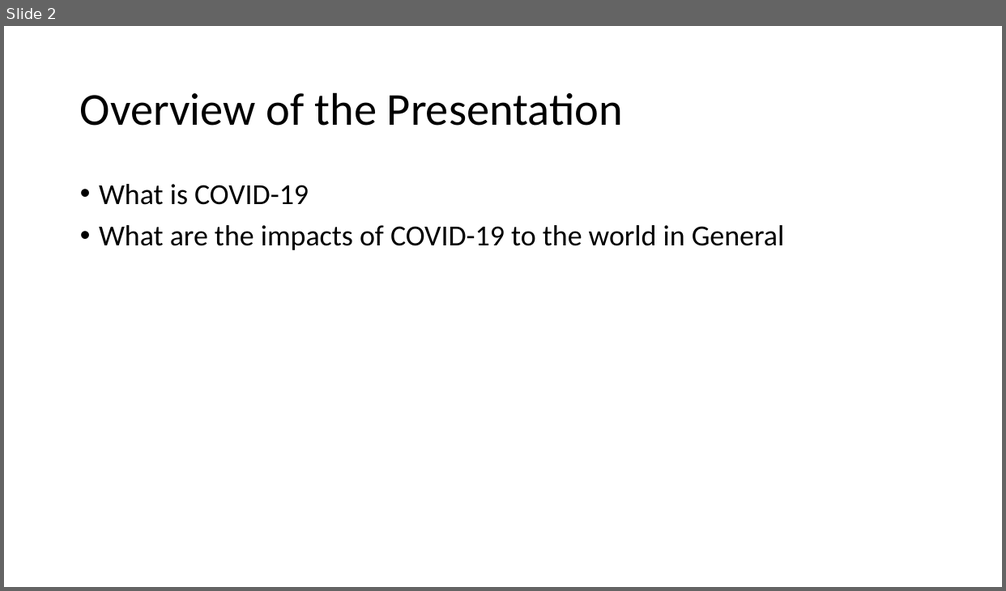
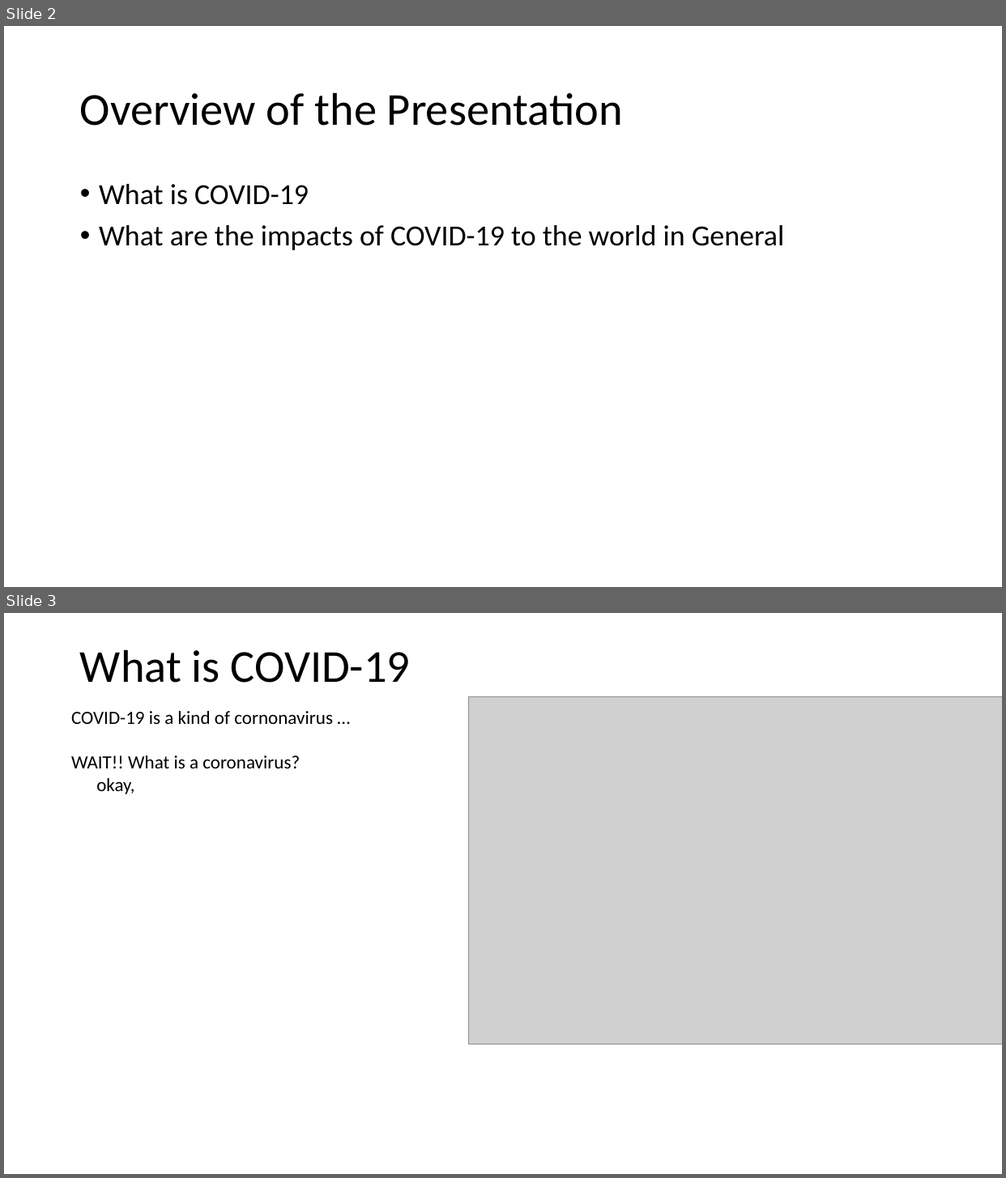
Before and after one commit to engmarkrezk/DFT_FinalProject, a slide deck: DFT finalppt.pptx. Shown one above the other, each under a label of ours: slide 2 before the commit, slides 2 and 3 after it. The pictures are 1006x591 and 1006x1178 pixels, drawn with LibreOffice and Linux fonts; fonts in the diff are those of the drawing; grey boxes stand for pictures. Boxes give left, top, right and bottom in pixels: in the first picture for what was removed or moved away, otherwise in the second. Text is boxed around its words. In the diff, an @@ line names an element or a change of style, - is before the commit and + after.

```diff
--- a/DFT finalppt.pptx
+++ b/DFT finalppt.pptx
@@ slide 3 added at [4, 613, 1002, 1174], background #FFFFFF @@
@@ title added at [80, 649, 411, 683], 44 pt, text #000000 @@
+What is COVID-19
@@ picture added at [468, 697, 1002, 1045] @@
@@ text added at [71, 711, 333, 794], 18 pt, text #000000 @@
+COVID-19 is a kind of cornonavirus …
+WAIT!! What is a coronavirus?
+okay,
```
Also in this commit, not shown: 1 slide changed.
